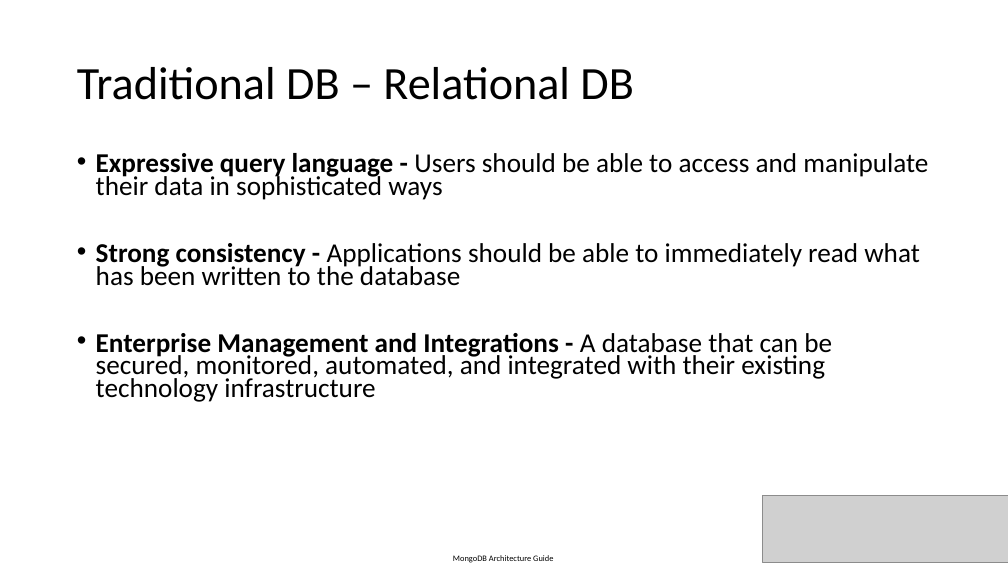
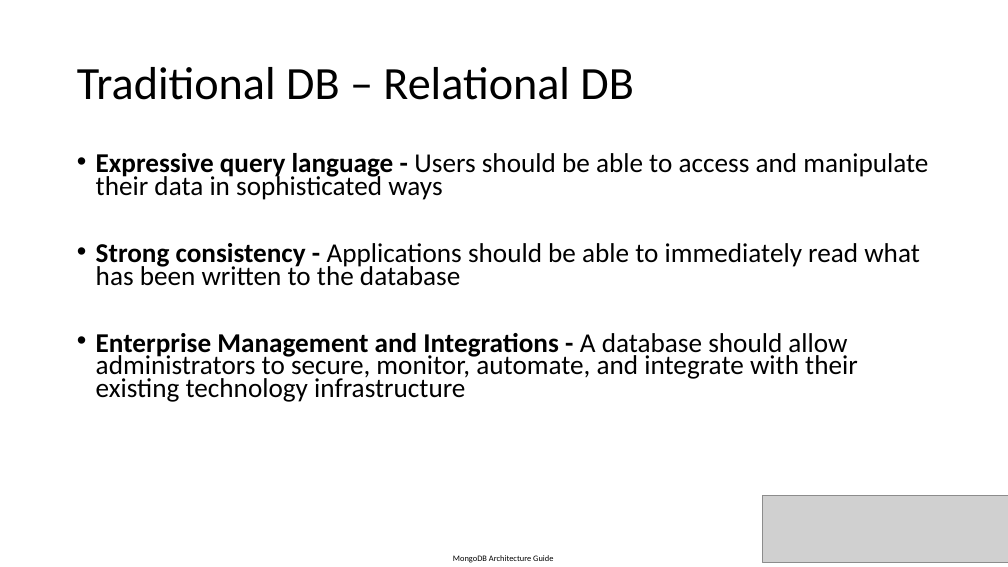
Before and after one commit to pooja27/heroku-aws-nosql, a slide deck: slide 4 of documents/MongoDB - Team Demo.pptx. Drawn at 1008x567 pixels with LibreOffice and Linux fonts; fonts in the diff are those of the drawing; grey boxes stand for pictures. Boxes give left, top, right and bottom in pixels: in the first picture for what was removed or moved away, otherwise in the second. Text is boxed around its words. In the diff, an @@ line names an element or a change of style, - is before the commit and + after.

Commit message:
SV ppt updates

```diff
--- a/documents/MongoDB - Team Demo.pptx
+++ b/documents/MongoDB - Team Demo.pptx
@@ text at (96, 333, 858, 402): text changed @@
-• Enterprise Management and Integrations - A database that can be secured, monitored, automated, and integrated with their existing technology infrastructure
+• Enterprise Management and Integrations - A database should allow administrators to secure, monitor, automate, and integrate with their existing technology infrastructure
```
